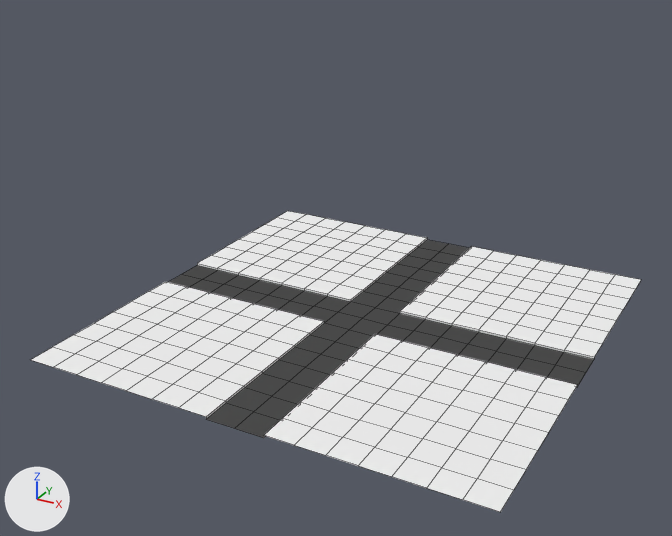
What one commit did to the Blender file 01 Models/ds-stadt.blend.
One viewpoint serves both versions: a 50 mm lens placed at (15.2, -29.8, 16.8), pointed at (-0.3, -1.6, 2.6). Lighting does not change. The marker at lower left points along +X, +Y and +Z. Mesh edges are drawn as thin lines.
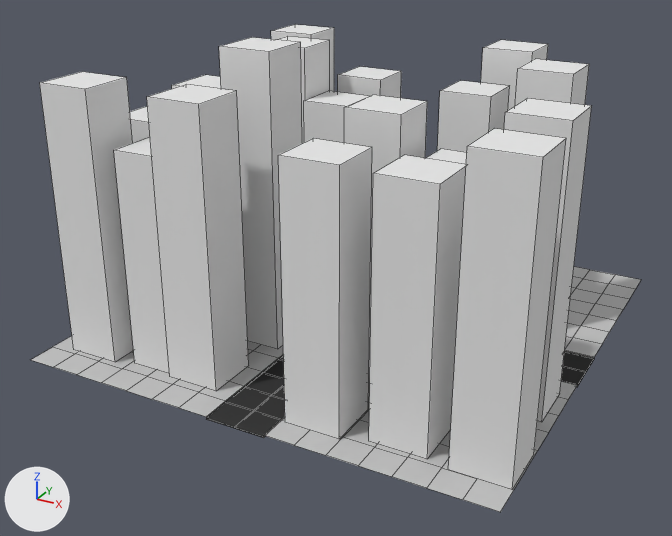
Commit message: Stadt Version 2

Diff of the bpy script that builds the scene:
```diff
--- a/01 Models/ds-stadt.blend.py
+++ b/01 Models/ds-stadt.blend.py
@@ mat_material_002 @@
 mat_material_002 = diffuse_material('Material.002')
-mat_material_002.base_color = (0.883, 0.883, 0.883)  # white #f1f1f1
+mat_material_002.base_color = (0.544, 0.544, 0.544)  # light grey #c3c3c3
@@ col_hochhaus_001 @@
+col_hochhaus_001 = bpy.data.collections.new('Hochhaus.001')
+col_hochhaus_001.objects.link(ob_cube)
@@ ob_cube @@
+ob_cube = bpy.data.objects.new('Cube', me_cube)  # a box spanning x -1.0..1.0, y -1.0..1.0, z -1.0..1.0; in mat_material (white #e7e7e7)
+ob_cube.location = (0.0, 0.0, 5.0)
+ob_cube.scale = (1.0, 1.0, 5.0)
@@ ob_plane_001 @@
+ob_plane_001 = bpy.data.objects.new('Plane.001', me_plane_001)  # 93 vertices, 60 faces; spans x -1.0..1.0, y -1.0..1.0, z -0.01; in mat_material_003 (black #3c3c3c)
+ob_plane_001.location = (0.0, 0.0, 0.05)
+ob_plane_001.scale = (9.0, 9.0, 9.0)
@@ ob_hochhaus_001 @@
+ob_hochhaus_001 = bpy.data.objects.new('Hochhaus.001', None)
+ob_hochhaus_001.location = (2.28, -2.97, 0.0)
+ob_hochhaus_001.scale = (1.0, 1.0, 0.95)
+ob_hochhaus_001.instance_type = 'COLLECTION'
+ob_hochhaus_001.instance_collection = col_hochhaus_001
@@ ob_hochhaus_000 @@
+ob_hochhaus_000 = bpy.data.objects.new('Hochhaus.000', None)
+ob_hochhaus_000.location = (4.84, -3.02, 0.0)
+ob_hochhaus_000.scale = (1.0, 1.0, 0.8)
+ob_hochhaus_000.instance_type = 'COLLECTION'
+ob_hochhaus_000.instance_collection = col_hochhaus_001
@@ ob_hochhaus_002 @@
+ob_hochhaus_002 = bpy.data.objects.new('Hochhaus.002', None)
+ob_hochhaus_002.location = (7.62, -3.0, 0.0)
+ob_hochhaus_002.instance_type = 'COLLECTION'
+ob_hochhaus_002.instance_collection = col_hochhaus_001
@@ ob_hochhaus_003 @@
+ob_hochhaus_003 = bpy.data.objects.new('Hochhaus.003', None)
+ob_hochhaus_003.location = (2.33, -7.04, 0.0)
+ob_hochhaus_003.scale = (1.0, 1.0, 0.9)
+ob_hochhaus_003.instance_type = 'COLLECTION'
+ob_hochhaus_003.instance_collection = col_hochhaus_001
@@ ob_hochhaus_004 @@
+ob_hochhaus_004 = bpy.data.objects.new('Hochhaus.004', None)
+ob_hochhaus_004.location = (5.19, -6.67, 0.0)
+ob_hochhaus_004.scale = (1.0, 1.0, 0.88)
+ob_hochhaus_004.instance_type = 'COLLECTION'
+ob_hochhaus_004.instance_collection = col_hochhaus_001
@@ ob_hochhaus_005 @@
+ob_hochhaus_005 = bpy.data.objects.new('Hochhaus.005', None)
+ob_hochhaus_005.location = (7.96, -6.86, 0.0)
+ob_hochhaus_005.instance_type = 'COLLECTION'
+ob_hochhaus_005.instance_collection = col_hochhaus_001
@@ ob_hochhaus_006 @@
+ob_hochhaus_006 = bpy.data.objects.new('Hochhaus.006', None)
+ob_hochhaus_006.location = (-2.51, -2.95, 0.0)
+ob_hochhaus_006.scale = (1.0, 1.0, 1.1)
+ob_hochhaus_006.instance_type = 'COLLECTION'
+ob_hochhaus_006.instance_collection = col_hochhaus_001
@@ ob_hochhaus_007 @@
+ob_hochhaus_007 = bpy.data.objects.new('Hochhaus.007', None)
+ob_hochhaus_007.location = (-4.52, -3.11, 0.0)
+ob_hochhaus_007.scale = (1.0, 1.0, 0.95)
+ob_hochhaus_007.instance_type = 'COLLECTION'
+ob_hochhaus_007.instance_collection = col_hochhaus_001
@@ ob_hochhaus_008 @@
+ob_hochhaus_008 = bpy.data.objects.new('Hochhaus.008', None)
+ob_hochhaus_008.location = (-7.39, -3.05, 0.0)
+ob_hochhaus_008.scale = (1.0, 1.0, 0.8)
+ob_hochhaus_008.instance_type = 'COLLECTION'
+ob_hochhaus_008.instance_collection = col_hochhaus_001
@@ ob_hochhaus_009 @@
+ob_hochhaus_009 = bpy.data.objects.new('Hochhaus.009', None)
+ob_hochhaus_009.location = (-2.77, -6.53, 0.0)
+ob_hochhaus_009.instance_type = 'COLLECTION'
+ob_hochhaus_009.instance_collection = col_hochhaus_001
@@ ob_hochhaus_010 @@
+ob_hochhaus_010 = bpy.data.objects.new('Hochhaus.010', None)
+ob_hochhaus_010.location = (-4.5, -6.35, 0.0)
+ob_hochhaus_010.scale = (1.0, 1.0, 0.8)
+ob_hochhaus_010.instance_type = 'COLLECTION'
+ob_hochhaus_010.instance_collection = col_hochhaus_001
@@ ob_hochhaus_011 @@
+ob_hochhaus_011 = bpy.data.objects.new('Hochhaus.011', None)
+ob_hochhaus_011.location = (-7.16, -6.65, 0.0)
+ob_hochhaus_011.instance_type = 'COLLECTION'
+ob_hochhaus_011.instance_collection = col_hochhaus_001
@@ ob_hochhaus_012 @@
+ob_hochhaus_012 = bpy.data.objects.new('Hochhaus.012', None)
+ob_hochhaus_012.location = (-4.58, 2.78, 0.0)
+ob_hochhaus_012.instance_type = 'COLLECTION'
+ob_hochhaus_012.instance_collection = col_hochhaus_001
@@ ob_hochhaus_014 @@
+ob_hochhaus_014 = bpy.data.objects.new('Hochhaus.014', None)
+ob_hochhaus_014.location = (-2.5, 2.52, 0.0)
+ob_hochhaus_014.scale = (1.0, 1.0, 0.8)
+ob_hochhaus_014.instance_type = 'COLLECTION'
+ob_hochhaus_014.instance_collection = col_hochhaus_001
@@ ob_hochhaus_015 @@
+ob_hochhaus_015 = bpy.data.objects.new('Hochhaus.015', None)
+ob_hochhaus_015.location = (-2.51, 5.32, 0.0)
+ob_hochhaus_015.scale = (1.0, 1.0, 0.85)
+ob_hochhaus_015.instance_type = 'COLLECTION'
+ob_hochhaus_015.instance_collection = col_hochhaus_001
@@ ob_hochhaus_016 @@
+ob_hochhaus_016 = bpy.data.objects.new('Hochhaus.016', None)
+ob_hochhaus_016.location = (-5.9, 5.56, 0.0)
+ob_hochhaus_016.instance_type = 'COLLECTION'
+ob_hochhaus_016.instance_collection = col_hochhaus_001
@@ ob_hochhaus_017 @@
+ob_hochhaus_017 = bpy.data.objects.new('Hochhaus.017', None)
+ob_hochhaus_017.location = (3.04, 3.08, 0.0)
+ob_hochhaus_017.scale = (1.0, 1.0, 0.89)
+ob_hochhaus_017.instance_type = 'COLLECTION'
+ob_hochhaus_017.instance_collection = col_hochhaus_001
@@ ob_hochhaus_018 @@
+ob_hochhaus_018 = bpy.data.objects.new('Hochhaus.018', None)
+ob_hochhaus_018.location = (5.93, 3.11, 0.0)
+ob_hochhaus_018.instance_type = 'COLLECTION'
+ob_hochhaus_018.instance_collection = col_hochhaus_001
@@ ob_hochhaus_019 @@
+ob_hochhaus_019 = bpy.data.objects.new('Hochhaus.019', None)
+ob_hochhaus_019.location = (3.45, 6.25, 0.0)
+ob_hochhaus_019.instance_type = 'COLLECTION'
+ob_hochhaus_019.instance_collection = col_hochhaus_001
```

Changed parts and their boxes (x1, y1, x2, y2) in the pictures (672 x 536 px):
'Plane', recoloured (white to grey)
    both: (31, 211, 641, 512)
'Hochhaus.005', added
    after: (448, 128, 566, 489)
'Hochhaus.003', added
    after: (278, 138, 372, 439)
'Hochhaus.004', added
    after: (369, 155, 466, 459)
'Hochhaus.009', added
    after: (147, 84, 248, 391)
'Hochhaus.011', added
    after: (40, 72, 134, 362)
'Hochhaus.006', added
    after: (219, 37, 302, 349)
'Hochhaus.002', added
    after: (504, 98, 592, 422)
'Hochhaus.010', added
    after: (114, 137, 169, 373)
'Hochhaus.001', added
    after: (344, 95, 427, 374)
'Hochhaus.017', added
    after: (437, 81, 510, 152)
'Plane.001', added (black)
    after: (206, 351, 594, 436)
'Hochhaus.018', added
    after: (515, 59, 589, 106)
'Hochhaus.019', added
    after: (481, 40, 548, 110)
'Hochhaus.014', added
    after: (304, 91, 369, 143)
'Hochhaus.012', added
    after: (277, 36, 330, 143)
'Hochhaus.015', added
    after: (338, 67, 401, 98)
'Hochhaus.016', added
    after: (271, 24, 334, 91)
'Hochhaus.008', added
    after: (130, 106, 150, 143)
'Hochhaus.000', added
    after: (426, 149, 467, 164)
'Hochhaus.007', added
    after: (172, 75, 221, 89)
